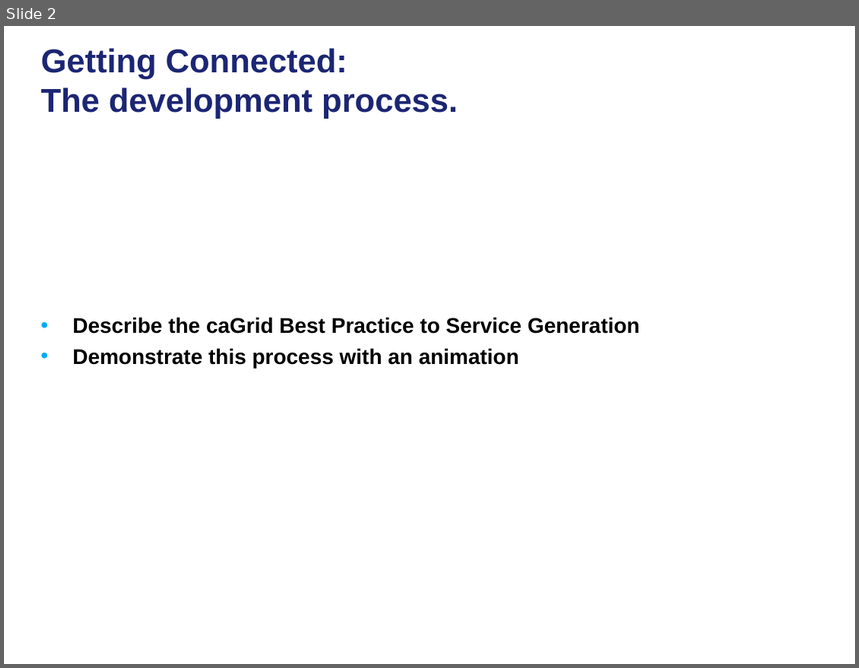
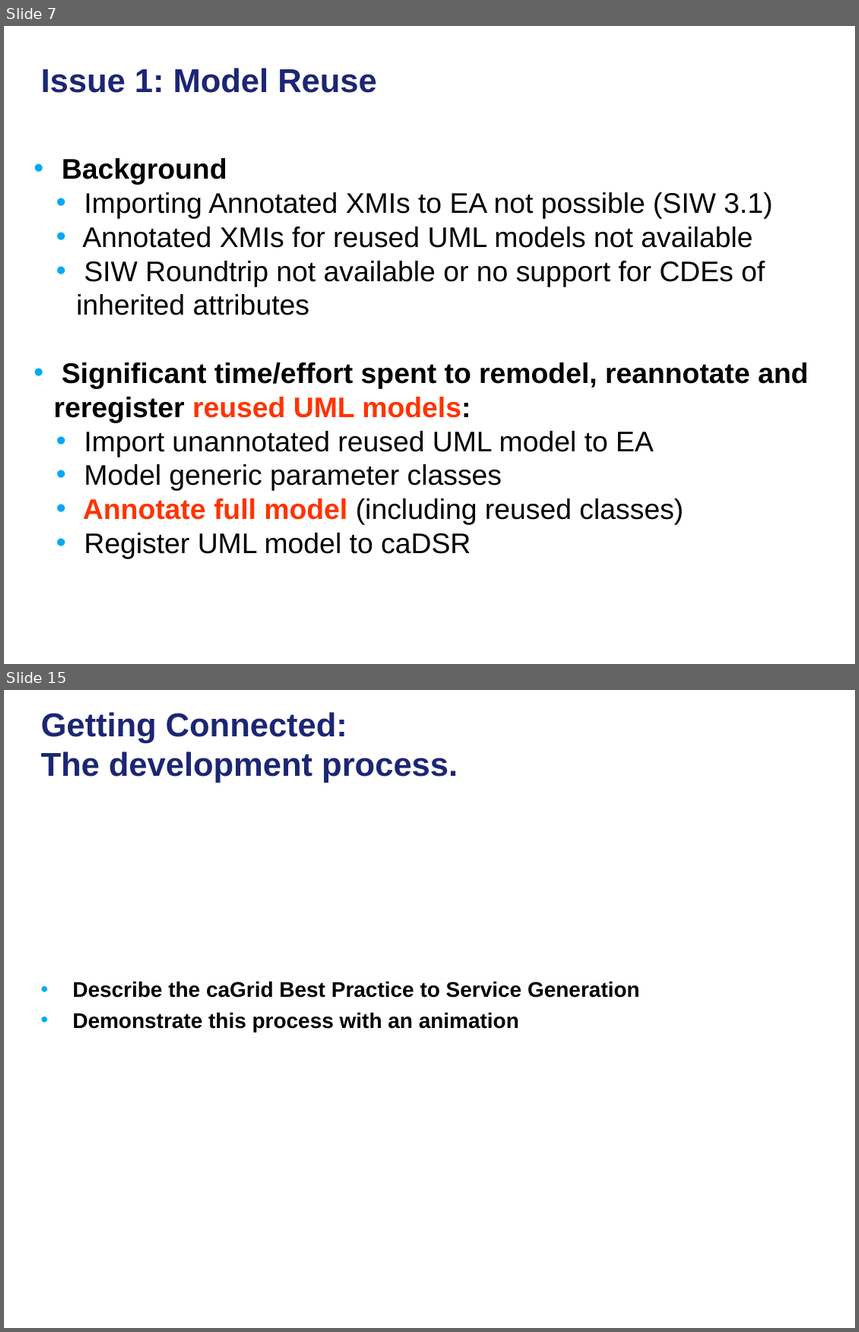
Before and after one commit to NCIP/cagrid-portal, a slide deck: cagrid-1-0/Documentation/presentations/200801_VCDE_ARCH/20080128_30_F2F_ASBP_Grid_BP.ppt. Shown one above the other, each under a label of ours: slide 2 before the commit, slides 7 and 15 after it; the slides between them are not shown. The pictures are 859x668 and 859x1332 pixels, drawn with LibreOffice and Linux fonts; fonts in the diff are those of the drawing; background and template pictures are left out. Boxes give left, top, right and bottom in pixels: in the first picture for what was removed or moved away, otherwise in the second. Text is boxed around its words. In the diff, an @@ line names an element or a change of style, - is before the commit and + after.

```diff
--- a/cagrid-1-0/Documentation/presentations/200801_VCDE_ARCH/20080128_30_F2F_ASBP_Grid_BP.ppt
+++ b/cagrid-1-0/Documentation/presentations/200801_VCDE_ARCH/20080128_30_F2F_ASBP_Grid_BP.ppt
@@ slide 7 added at (4,26,855,664), background picture (left out) @@
@@ title added at (41,68,377,93), 28 pt, text #1C2674, bold @@
+Issue 1: Model Reuse
@@ text added at (53,158,808,560), 24 pt, text #000000 @@
+• Background
+  • Importing Annotated XMIs to EA not possible (SIW 3.1)
+  • Annotated XMIs for reused UML models not available
+  • SIW Roundtrip not available or no support for CDEs of inherited attributes
+• Significant time/effort spent to remodel, reannotate and reregister reused UML models:
+  • Import unannotated reused UML model to EA
+  • Model generic parameter classes
+  • Annotate full model (including reused classes)
+  • Register UML model to caDSR
@@ what was slide 2 is now slide 15 @@
```
Also in this commit, not shown: 5 slides changed, 19 other slides added.
